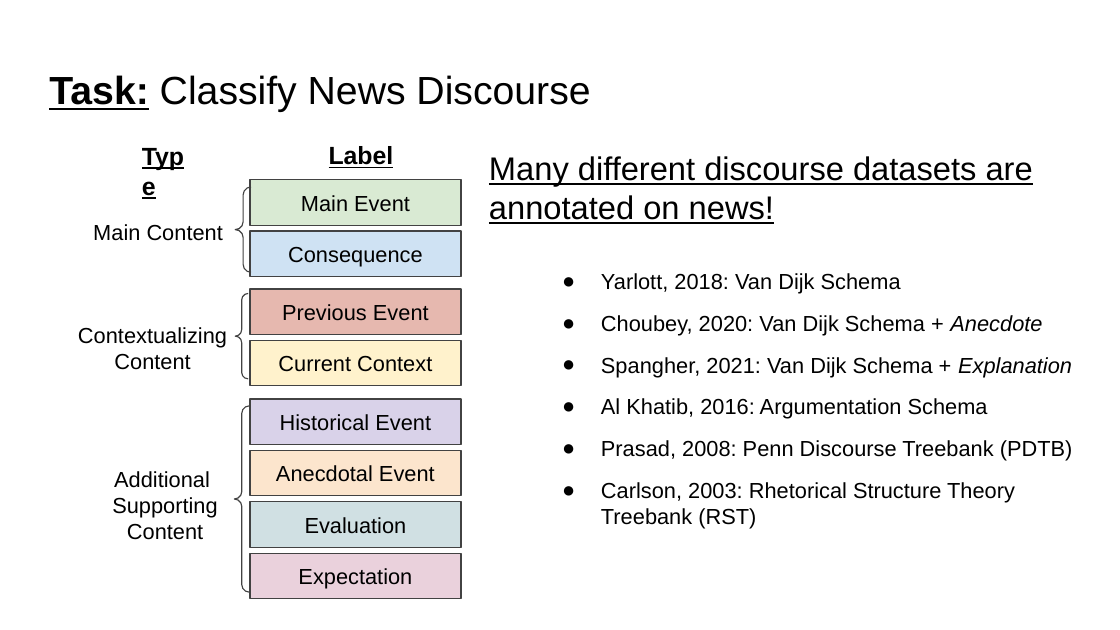
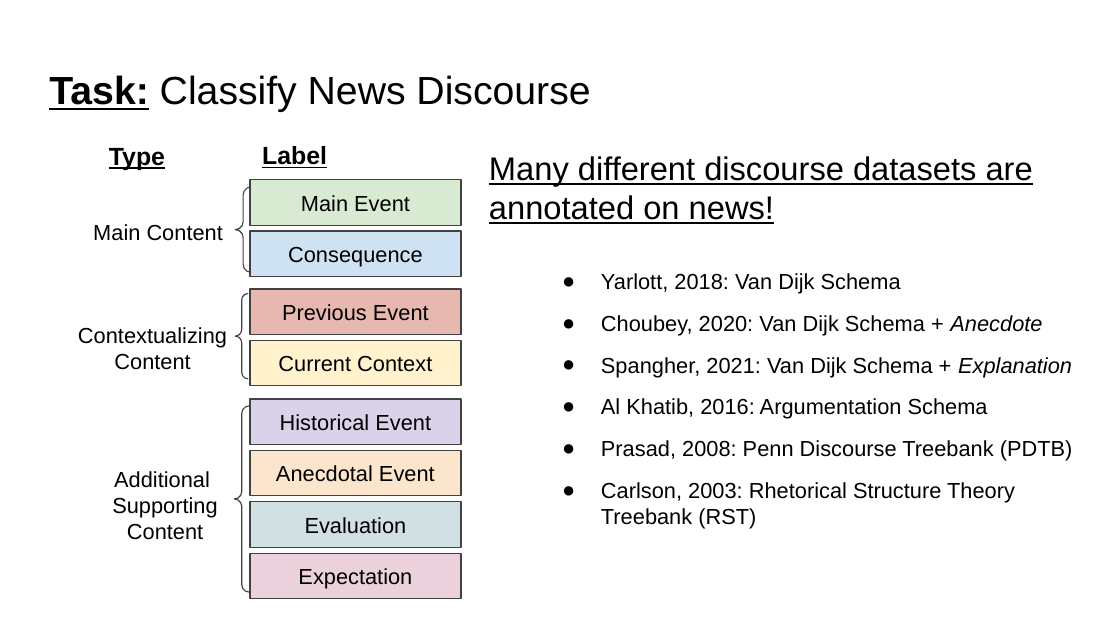
Before and after one commit to jonmay/USC-CS662, a slide deck: slide 19 of assets/files/discourse.pptx (slide 20 before the commit). Drawn at 1120x630 pixels with LibreOffice and Linux fonts; fonts in the diff are those of the drawing. Boxes give left, top, right and bottom in pixels: in the first picture for what was removed or moved away, otherwise in the second. Text is boxed around its words. In the diff, an @@ line names an element or a change of style, - is before the commit and + after.

Commit message:
discourse tweak

```diff
--- a/assets/files/discourse.pptx
+++ b/assets/files/discourse.pptx
@@ text "Type" rewrapped from (x1=131, y1=129, x2=208, y2=181) to (x1=109, y1=148, x2=165, y2=170) @@
@@ text "Label" moved from (x1=329, y1=146, x2=394, y2=168) to (x1=262, y1=146, x2=327, y2=168) @@
```
Also in this commit, not shown: 17 other slides changed, 1 slide removed, 1 other file.
